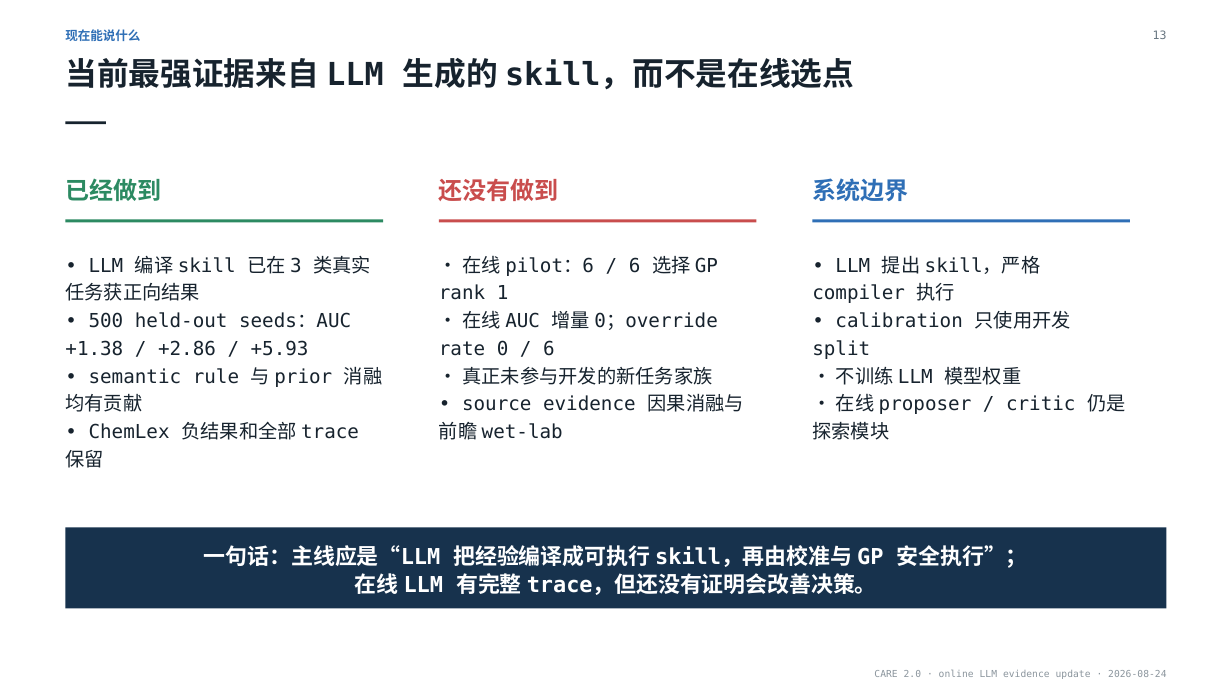
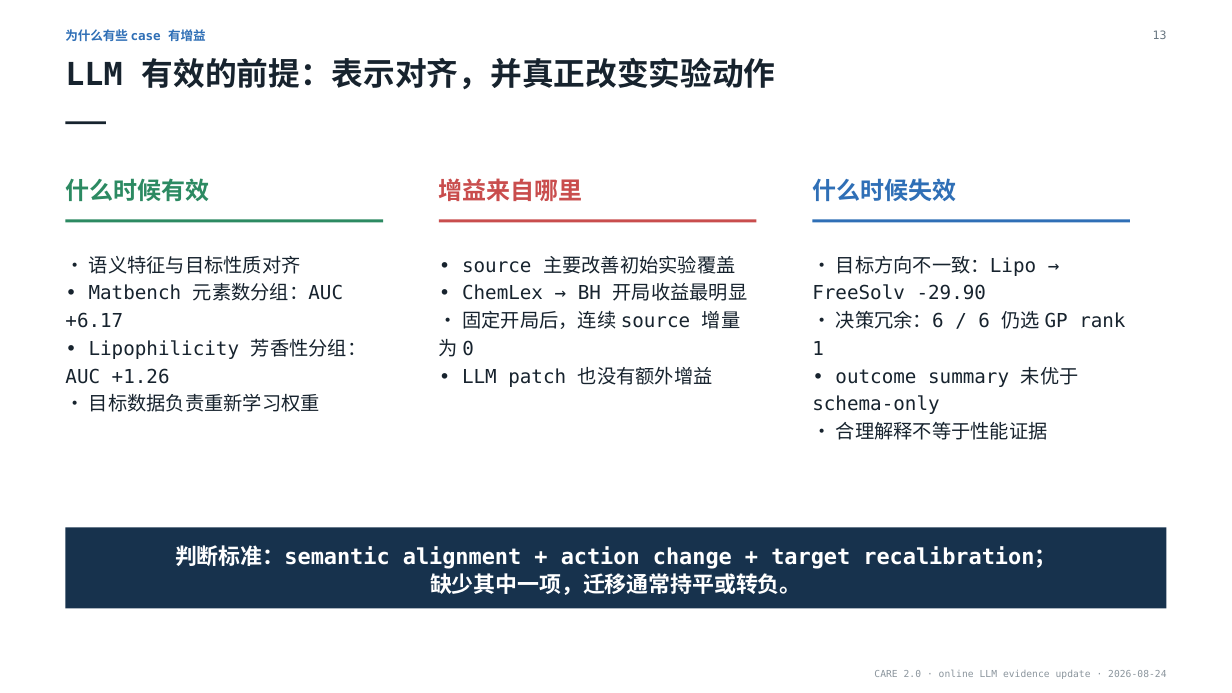
Before and after one commit to SHITIANYU-hue/CARE2.0, a slide deck: slide 13 of CARE2.0_Nature_evidence_update_2026-08-24.pptx. Drawn at 1232x693 pixels with LibreOffice and Linux fonts; fonts in the diff are those of the drawing. Boxes give left, top, right and bottom in pixels: in the first picture for what was removed or moved away, otherwise in the second. Text is boxed around its words. In the diff, an @@ line names an element or a change of style, - is before the commit and + after.

```diff
--- a/CARE2.0_Nature_evidence_update_2026-08-24.pptx
+++ b/CARE2.0_Nature_evidence_update_2026-08-24.pptx
@@ text at bbox=[65, 29, 206, 41]: text changed @@
-现在能说什么
+为什么有些 case 有增益
@@ text at bbox=[65, 57, 776, 90]: text changed @@
-当前最强证据来自 LLM 生成的 skill，而不是在线选点
+LLM 有效的前提：表示对齐，并真正改变实验动作
@@ text at bbox=[65, 178, 209, 201]: text changed @@
-已经做到
+什么时候有效
@@ text at bbox=[439, 178, 583, 201]: text changed @@
-还没有做到
+增益来自哪里
@@ text at bbox=[812, 178, 956, 201]: text changed @@
-系统边界
+什么时候失效
@@ text at bbox=[65, 256, 366, 412]: text changed @@
-• LLM 编译 skill 已在 3 类真实任务获正向结果
-• 500 held-out seeds：AUC +1.38 / +2.86 / +5.93
-• semantic rule 与 prior 消融均有贡献
-• ChemLex 负结果和全部 trace 保留
+• 语义特征与目标性质对齐
+• Matbench 元素数分组：AUC +6.17
+• Lipophilicity 芳香性分组：AUC +1.26
+• 目标数据负责重新学习权重
@@ text at bbox=[439, 256, 748, 387]: text changed @@
-• 在线 pilot：6 / 6 选择 GP rank 1
-• 在线 AUC 增量 0；override rate 0 / 6
-• 真正未参与开发的新任务家族
-• source evidence 因果消融与前瞻 wet-lab
+• source 主要改善初始实验覆盖
+• ChemLex → BH 开局收益最明显
+• 固定开局后，连续 source 增量为 0
+• LLM patch 也没有额外增益
@@ text at bbox=[812, 256, 1125, 440]: text changed @@
-• LLM 提出 skill，严格 compiler 执行
-• calibration 只使用开发 split
-• 不训练 LLM 模型权重
-• 在线 proposer / critic 仍是探索模块
+• 目标方向不一致：Lipo → FreeSolv -29.90
+• 决策冗余：6 / 6 仍选 GP rank 1
+• outcome summary 未优于 schema-only
+• 合理解释不等于性能证据
@@ text at bbox=[175, 545, 1056, 595]: text changed @@
-一句话：主线应是“LLM 把经验编译成可执行 skill，再由校准与 GP 安全执行”；
-在线 LLM 有完整 trace，但还没有证明会改善决策。
+判断标准：semantic alignment + action change + target recalibration；
+缺少其中一项，迁移通常持平或转负。
```
Also in this commit, not shown: 1 other file.
